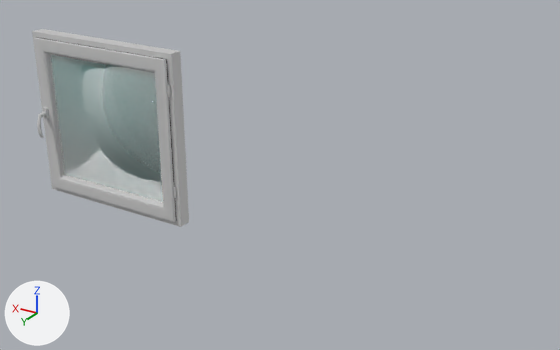
A saved change to the Blender file для дизайна/окна/окна.blend.
Before and after are seen from a 50 mm camera at (-2.75, 2.85, 1.84) aimed at (-1.01, -0.05, 0.39). The lights are fixed; the arrows at lower left show +X, +Y and +Z.

In view in the first picture: 'открывающаяся рама', 'рама неподвижная с резинкой', 'ручка', 'ручка вращ', 'стекло'.
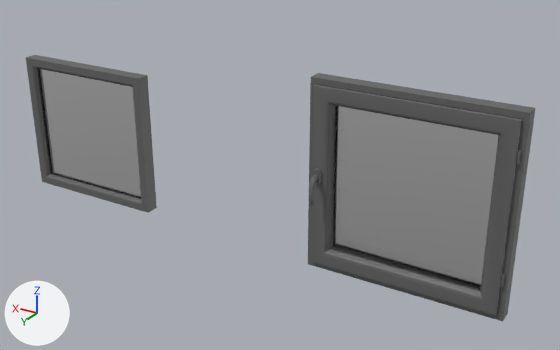
Boxes [x1, y1, x2, y2] around the edits, measured in the pictures (560 x 350 px):
'открывающаяся рама', recoloured, reshaped, moved (48% wider, 25% taller): before [34, 37, 176, 222]; after [311, 84, 522, 316]
'окно глухое', added: after [26, 55, 157, 213]
    faces in mat_стекло: [38, 69, 141, 198]
    faces in mat_цвет_пластика (dark grey #656565): [26, 55, 157, 213]
    faces in mat_уплотнения (black #222222): [37, 68, 141, 199]
'стекло', deleted: before [50, 54, 163, 202]
'рама неподвижная с резинкой', recoloured, moved: before [32, 29, 189, 227]; after [308, 73, 535, 321]
'ручка вращ', recoloured, moved: before [37, 112, 46, 138]; after [309, 174, 319, 206]
'ручка', recoloured, moved: before [42, 107, 49, 120]; after [314, 168, 321, 184]
'петля', recoloured, moved: before [167, 84, 170, 97]; after [516, 150, 521, 165]
'петля.001', recoloured, moved: before [173, 187, 176, 198]; after [500, 274, 505, 287]
part 1 of me_vert_004, added: after [330, 105, 498, 291]

What changed in the scene script:
```text
Change mat_цвет_пластика:
    mat_цвет_пластика.base_color: (0.604, 0.604, 0.604) -> (0.131, 0.131, 0.131)  # light grey #cccccc -> dark grey #656565
Change me_vert_004:
    where me_vert_004.from_pydata(...)  # 336 vertices, 336 faces; spans x 0.006..0.88, y -0.057..0.012, z -0.734..0.124
    used by ob_открывающаяся_рама; location = (-0.442, 0.0412, 0.764)
    verts and faces of me_vert_004; kept vertices keep their numbers, new ones are numbered from 336
    me_vert_004 part 1
    add verts[336] = (0.076, -0.038, 0.054)
    add verts[337] = (0.076, -0.038, -0.664)
    add verts[338] = (0.076, -0.013, -0.664)
    add verts[339] = (0.076, -0.013, 0.054)
    add for new, old in zip([*range(340, 344)], [*range(336, 340)]): verts[new] = verts[old] + (0.734, 0.0, 0.0)
    add faces += [(336, 340, 341, 337), (338, 342, 343, 339), (336, 337, 338, 339), (340, 343, 342, 341), (336, 339, 343, 340), (337, 341, 342, 338)]  # mat_стекло
    add me_vert_004.materials.append(mat_стекло)
Add me_vert_006:
    me_vert_006.from_pydata(...)  # 192 vertices, 190 faces; spans x 0.107..0.896, y -0.035..0.034, z 0.03..0.764
    # faces by material slot: [104, 80, 6]
    me_vert_006.materials.append(mat_цвет_пластика)  # dark grey #656565
    me_vert_006.materials.append(mat_уплотнения)  # black #222222
    me_vert_006.materials.append(mat_стекло)
Change ob_рама_неподвижная_с_резинкой:
    ob_рама_неподвижная_с_резинкой.location: (0.0, 0.0, 0.0) -> (-1.679, 0.0, 0.0)
Change ob_открывающаяся_рама:
    add ob_открывающаяся_рама.parent = ob_рама_неподвижная_с_резинкой
    add ob_открывающаяся_рама.matrix_parent_inverse = Matrix(((1.0, 0.0, 0.0, 1.679), (0.0, 1.0, 0.0, 0.0), (0.0, 0.0, 1.0, 0.0), (0.0, 0.0, 0.0, 1.0)))
    ob_открывающаяся_рама.location: (-0.442, 0.0412, 0.764) -> (-2.12, 0.0412, 0.764)
Remove ob_стекло:
    ob_стекло = bpy.data.objects.new('стекло', me_vert_005)
    ob_стекло.location = (-0.442, 0.041, 0.764)
Change ob_петля:
    ob_петля.location: (0.0, 0.0, 0.0) -> (-1.679, 0.0, 0.0)
Change ob_петля_001:
    ob_петля_001.location: (0.0, 0.0, -0.538) -> (-1.679, 0.0, -0.538)
Add ob_окно_глухое:
    ob_окно_глухое = bpy.data.objects.new('окно глухое', me_vert_006)
    ob_окно_глухое.location = (-0.354, 0.0, 0.0)
```
